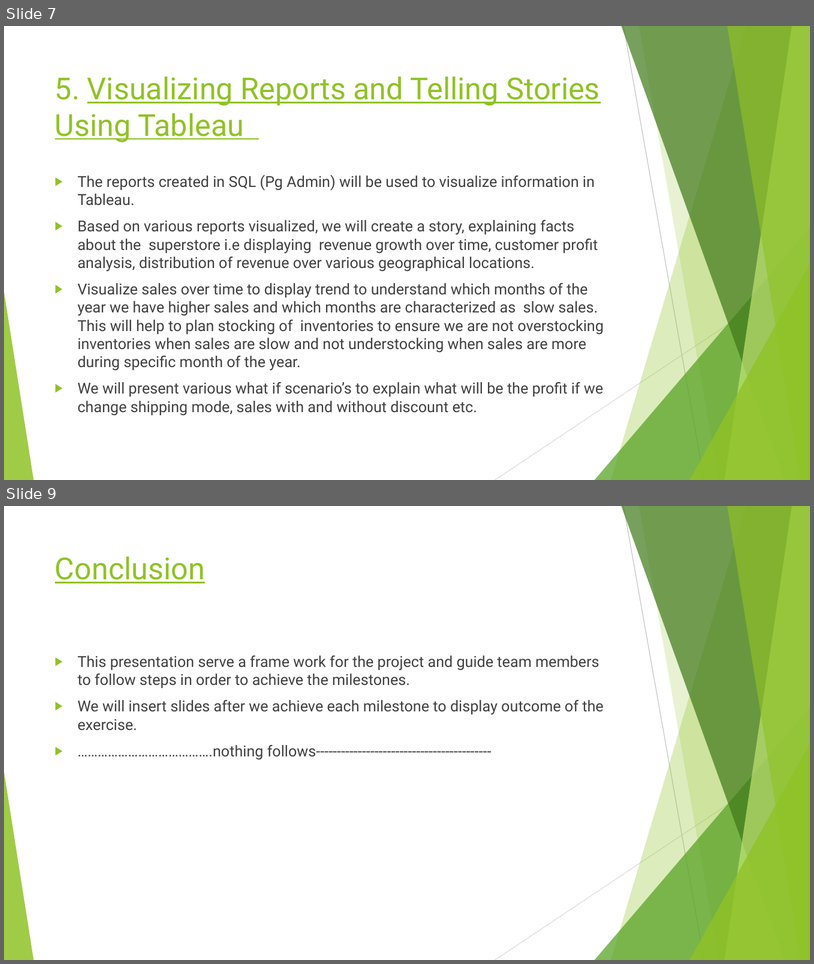
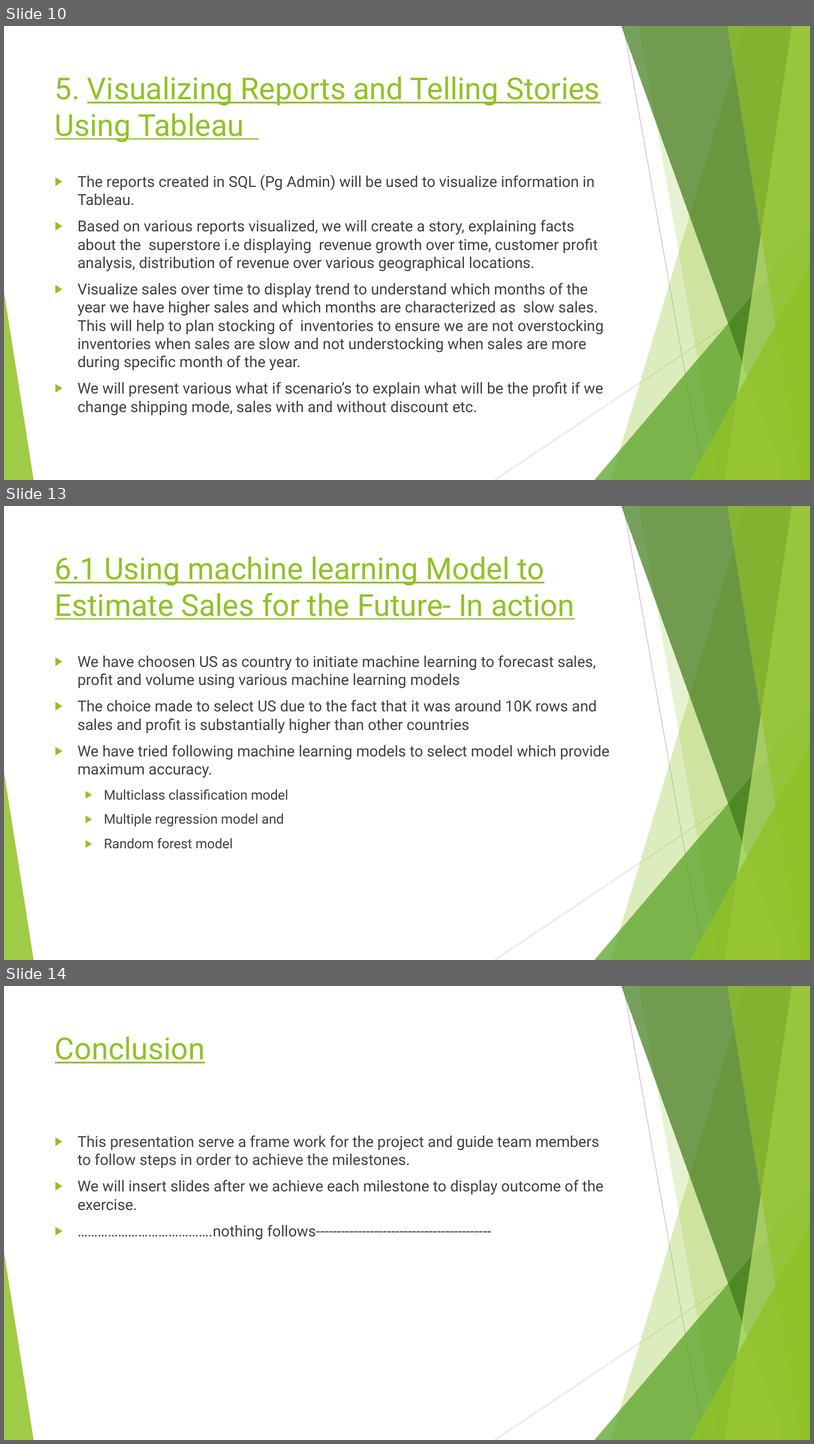
Before and after one commit to rubadhanaraj/Final_project, a slide deck: Project details.pptx. Shown one above the other, each under a label of ours: slides 7 and 9 before the commit, slides 10, 13 and 14 after it; the slides between them are not shown. The pictures are 814x964 and 814x1444 pixels, drawn with LibreOffice and Linux fonts; fonts in the diff are those of the drawing. Boxes give left, top, right and bottom in pixels: in the first picture for what was removed or moved away, otherwise in the second. Text is boxed around its words. In the diff, an @@ line names an element or a change of style, - is before the commit and + after.

```diff
--- a/Project details.pptx
+++ b/Project details.pptx
@@ slide 13 added at [4,506,810,960], background #FFFFFF; not listed: 10 template elements that a slide beside it also shows @@
@@ title added at [55,556,575,619], 36 pt, text #90C226, underline @@
+6.1 Using machine learning Model to Estimate Sales for the Future- In action
@@ text added at [78,655,609,848], 18 pt, text #404040 @@
+▶ We have choosen US as country to initiate machine learning to forecast sales, profit and volume using various machine learning models
+▶ The choice made to select US due to the fact that it was around 10K rows and sales and profit is substantially higher than other countries
+▶ We have tried following machine learning models to select model which provide maximum accuracy.
+  ▶ Multiclass classification model
+  ▶ Multiple regression model and
+  ▶ Random forest model
@@ what was slide 7 is now slide 10 @@
@@ what was slide 9 is now slide 14 @@
```
Also in this commit, not shown: 2 slides changed, 4 other slides added.
